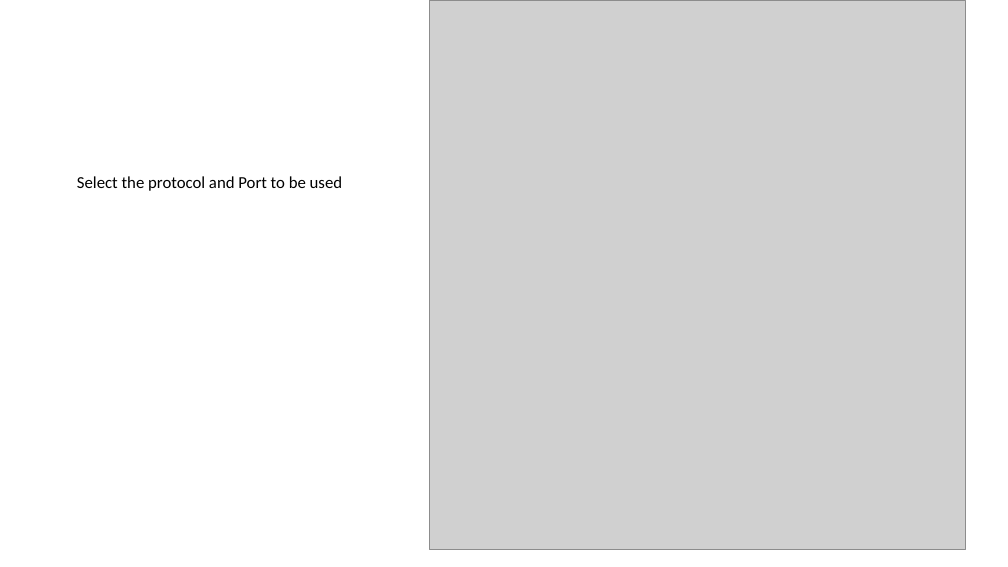
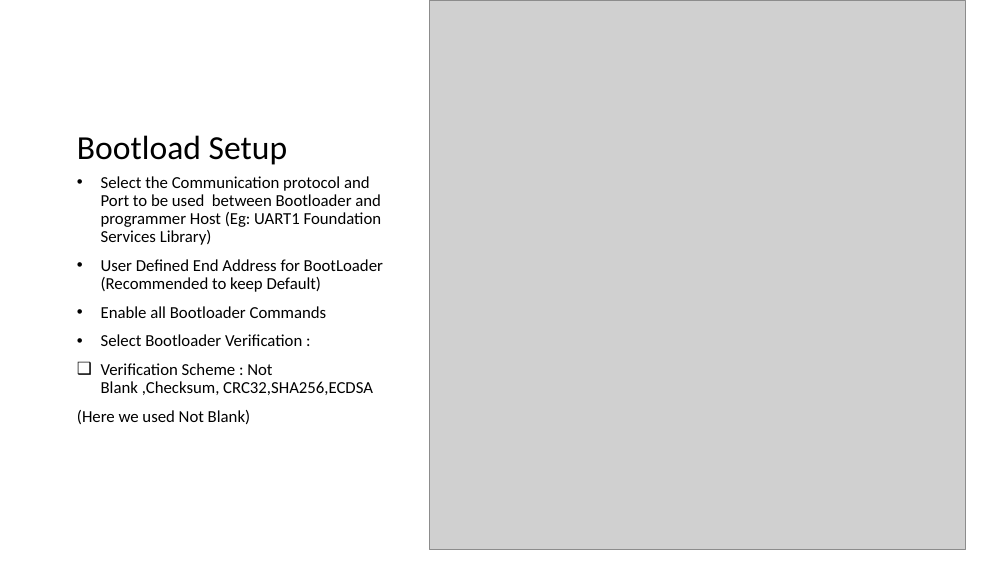
Before and after one commit to sandeepsingh4486/Test, a slide deck: slide 5 of 16bit Bootloader API reference.pptx. Drawn at 1008x567 pixels with LibreOffice and Linux fonts; fonts in the diff are those of the drawing; grey boxes stand for pictures. Boxes give left, top, right and bottom in pixels: in the first picture for what was removed or moved away, otherwise in the second. Text is boxed around its words. In the diff, an @@ line names an element or a change of style, - is before the commit and + after.

```diff
--- a/16bit Bootloader API reference.pptx
+++ b/16bit Bootloader API reference.pptx
@@ title added at <box>77,135,288,165</box>, 32 pt, text #000000 @@
+Bootload Setup
@@ text at <box>77,176,383,424</box>: text changed @@
-Select the protocol and Port to be used
+• Select the Communication protocol and Port to be used between Bootloader and programmer Host (Eg: UART1 Foundation Services Library)
+• User Defined End Address for BootLoader (Recommended to keep Default)
+• Enable all Bootloader Commands
+• Select Bootloader Verification :
+❑ Verification Scheme : Not Blank ,Checksum, CRC32,SHA256,ECDSA
+(Here we used Not Blank)
```
Also in this commit, not shown: 1 other slide changed, 2 slides added, 2 slides removed, 2 other files.
